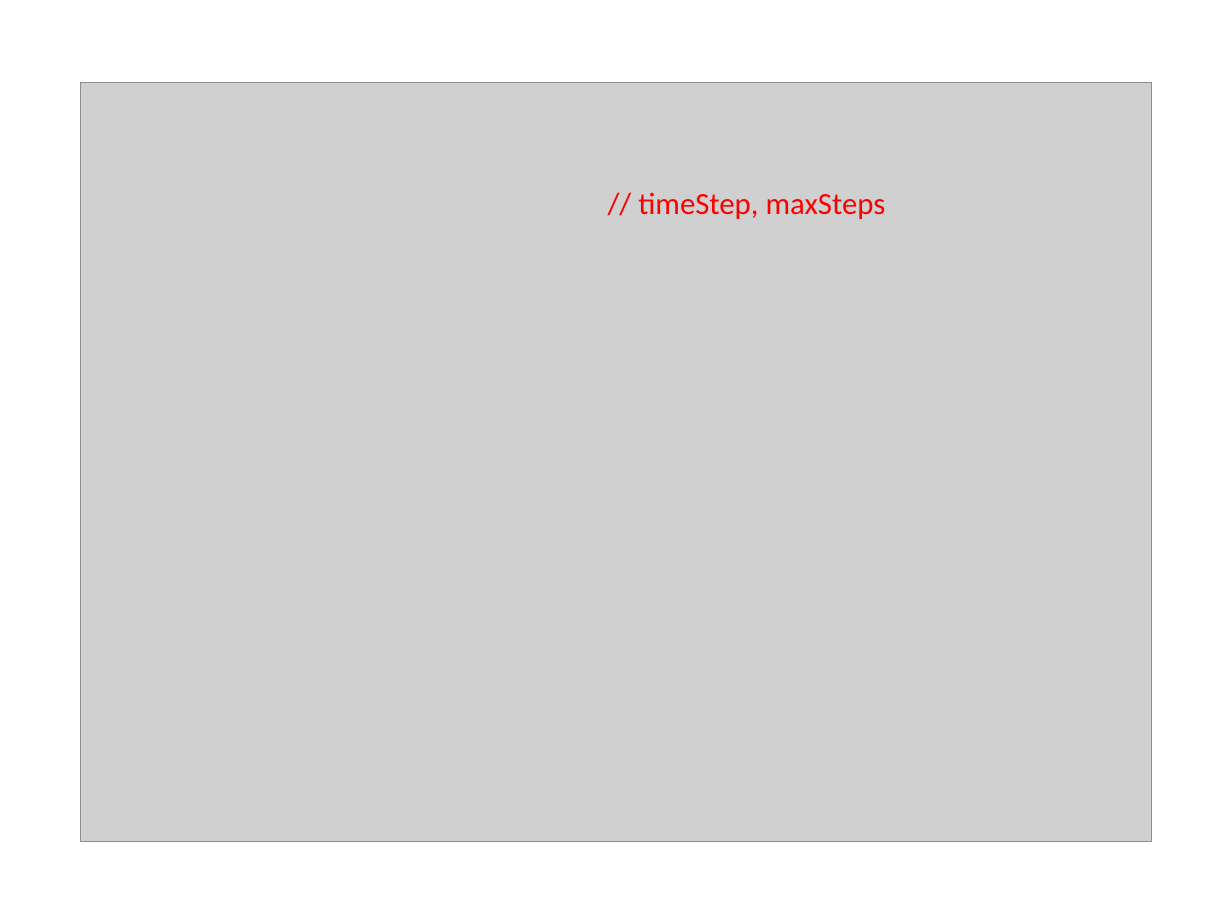
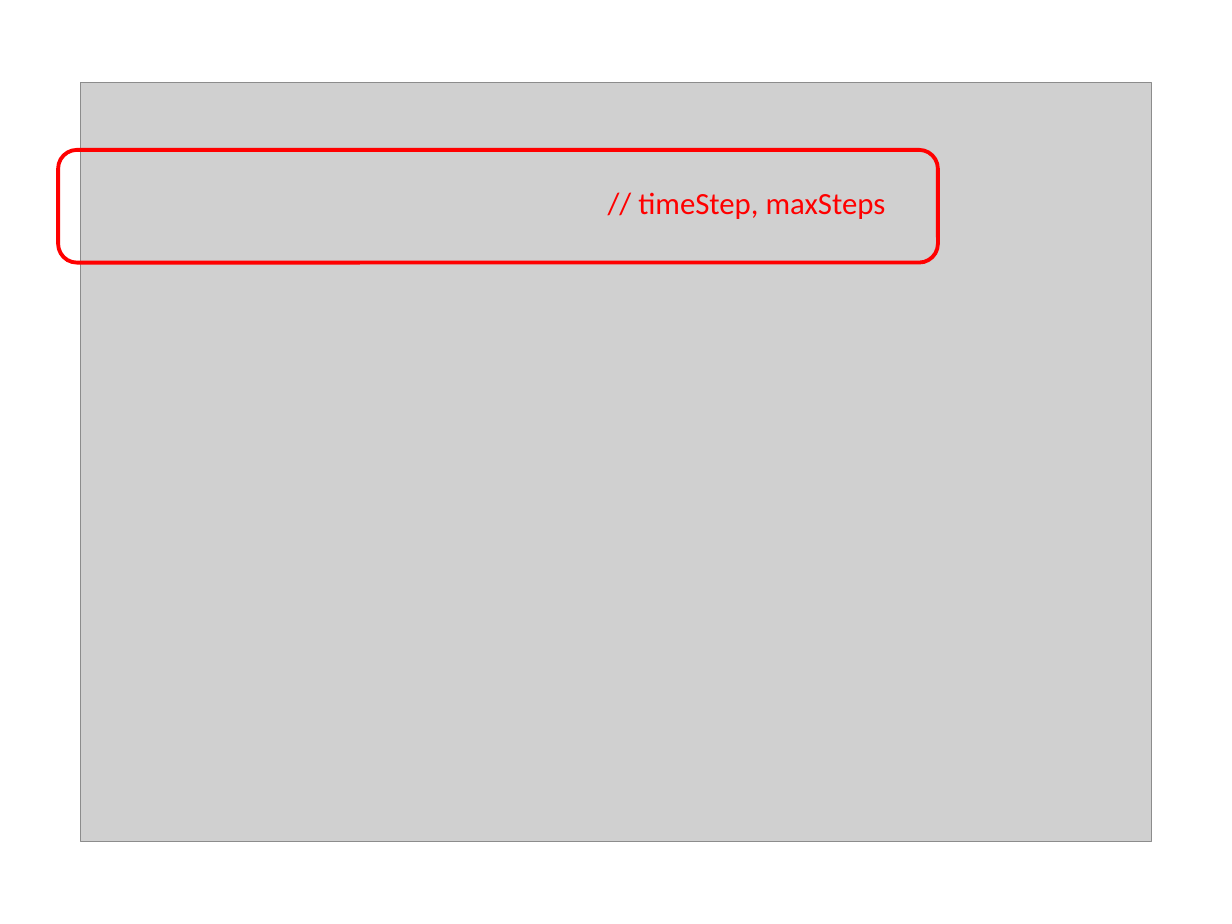
Before and after one commit to caa1211/tutsplus, a slide deck: slide 25 of threejs-tuts-3.pptx. Drawn at 1232x924 pixels with LibreOffice and Linux fonts; fonts in the diff are those of the drawing; grey boxes stand for pictures. Boxes give left, top, right and bottom in pixels: in the first picture for what was removed or moved away, otherwise in the second. Text is boxed around its words. In the diff, an @@ line names an element or a change of style, - is before the commit and + after.

```diff
--- a/threejs-tuts-3.pptx
+++ b/threejs-tuts-3.pptx
@@ rounded rectangle added at bbox=[58, 150, 938, 264], outline #FF0000 2.25 pt @@
```
Also in this commit, not shown: 3 other slides changed, 2 slides added, 20 other files.
